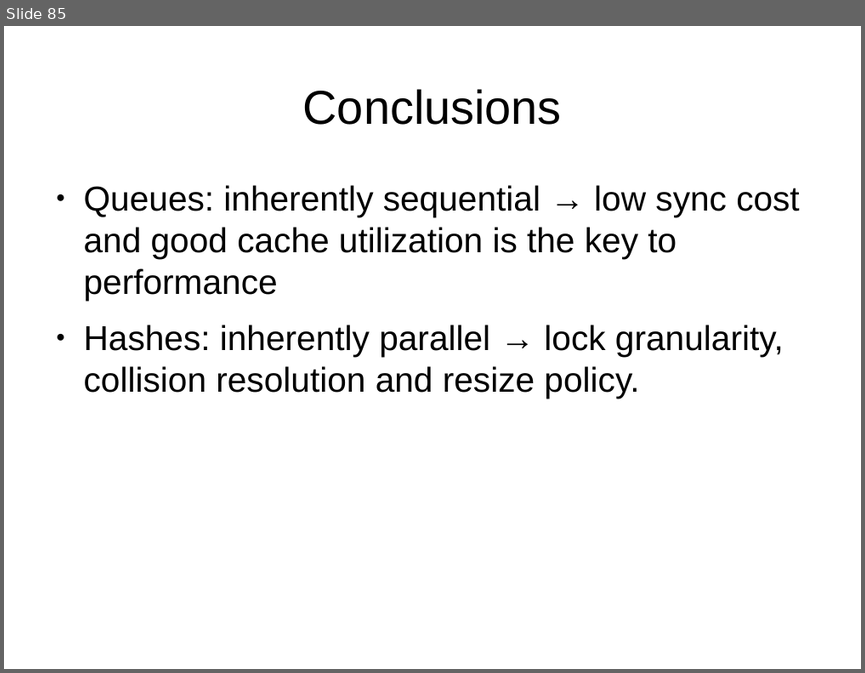
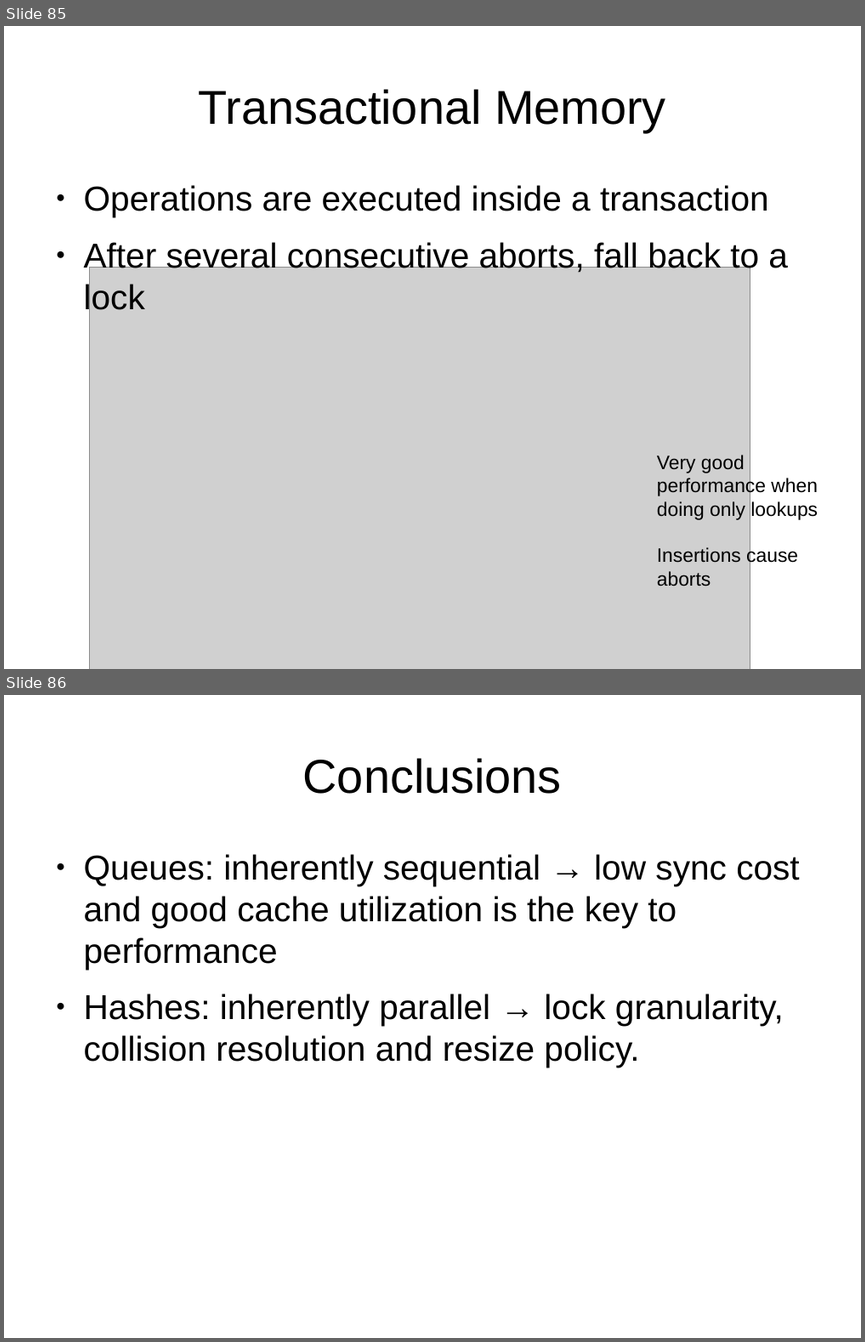
Before and after one commit to mpastyl/my_thesis, a slide deck: presentation.odp. Shown one above the other, each under a label of ours: slide 85 before the commit, slides 85 and 86 after it. The pictures are 865x673 and 865x1342 pixels, drawn with LibreOffice and Linux fonts; fonts in the diff are those of the drawing; grey boxes stand for pictures. Boxes give left, top, right and bottom in pixels: in the first picture for what was removed or moved away, otherwise in the second. Text is boxed around its words. In the diff, an @@ line names an element or a change of style, - is before the commit and + after.

Commit message:
Just one more slides for tsx

```diff
--- a/presentation.odp
+++ b/presentation.odp
@@ slide 85 added at (4,26,861,669), background #FFFFFF @@
@@ title added at (198,89,666,132), 44 pt, text #000000 @@
+Transactional Memory
@@ text added at (84,185,788,315), 32 pt, text #000000 @@
+● Operations are executed inside a transaction
+● After several consecutive aborts, fall back to a lock
@@ picture added at (90,267,750,669) @@
@@ text added at (657,454,817,586), 18 pt, text #000000 @@
+Very good performance when doing only lookups
+Insertions cause aborts
@@ what was slide 85 is now slide 86 @@
```
